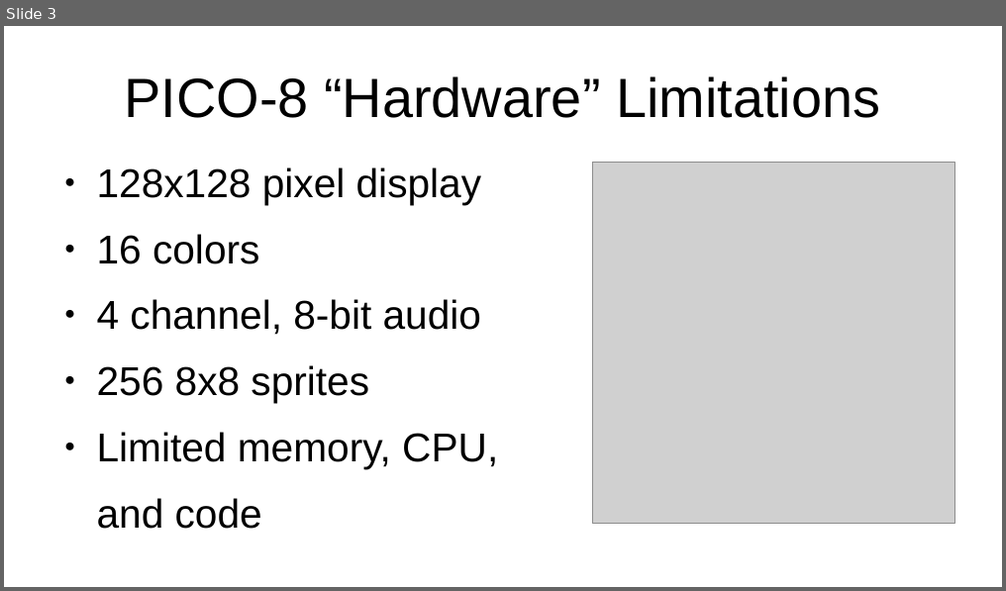
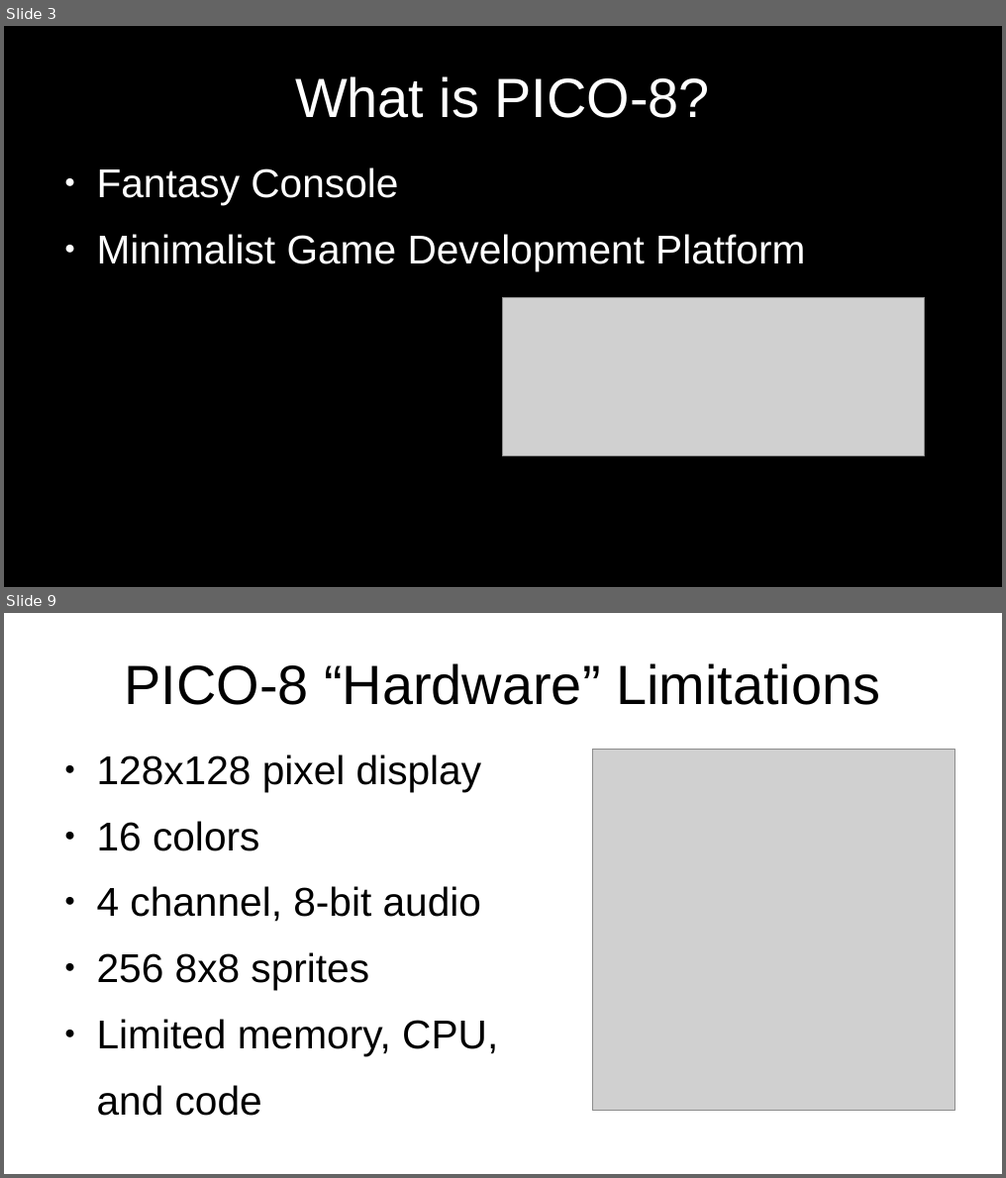
Before and after one commit to MiniMechMedia/pico8-games, a slide deck: carts/graphics-with-pico8/presentation/Graphics-With-PICO-8.odp. Shown one above the other, each under a label of ours: slide 3 before the commit, slides 3 and 9 after it; the slides between them are not shown. The pictures are 1006x591 and 1006x1178 pixels, drawn with LibreOffice and Linux fonts; fonts in the diff are those of the drawing; grey boxes stand for pictures. Boxes give left, top, right and bottom in pixels: in the first picture for what was removed or moved away, otherwise in the second. Text is boxed around its words. In the diff, an @@ line names an element or a change of style, - is before the commit and + after.

```diff
--- a/carts/graphics-with-pico8/presentation/Graphics-With-PICO-8.odp
+++ b/carts/graphics-with-pico8/presentation/Graphics-With-PICO-8.odp
@@ slide 3 added at <box>4,26,1002,587</box>, background #000000 @@
@@ title added at <box>295,76,710,118</box>, 44 pt, text #FFFFFF @@
+What is PICO-8?
@@ text added at <box>97,168,805,271</box>, 32 pt, text #FFFFFF @@
+● Fantasy Console
+● Minimalist Game Development Platform
@@ picture added at <box>502,297,925,456</box> @@
@@ what was slide 3 is now slide 9 @@
```
Also in this commit, not shown: 2 slides changed, 7 other slides added, 4 slides removed.
